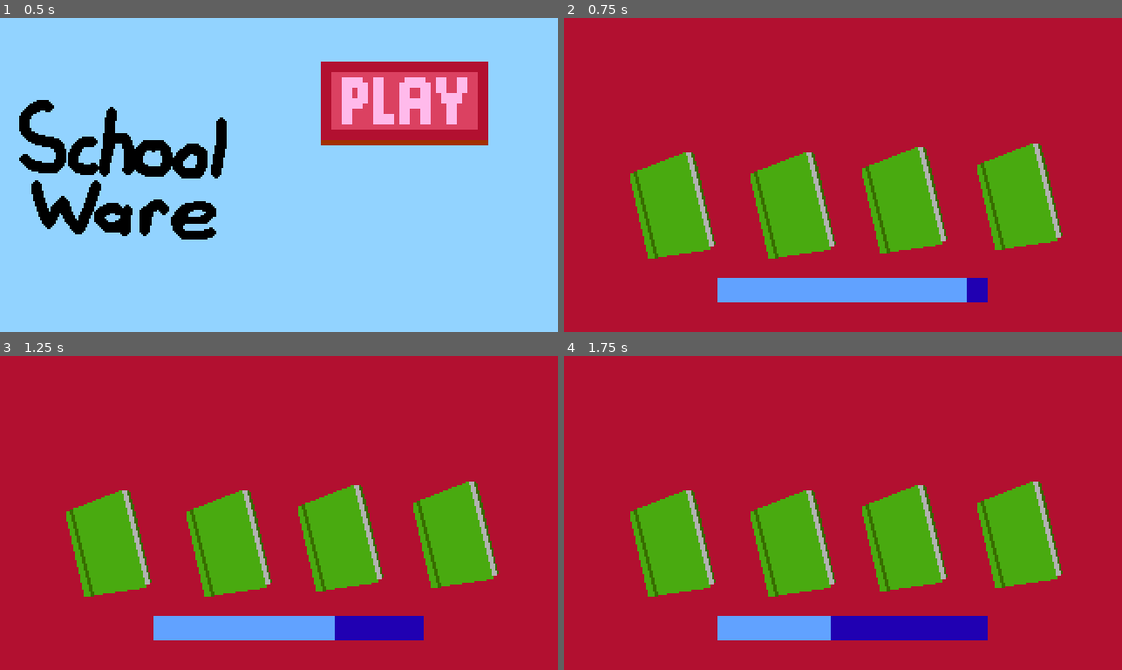
Above: before the commit, frames 1-4 (two rows, left to right).
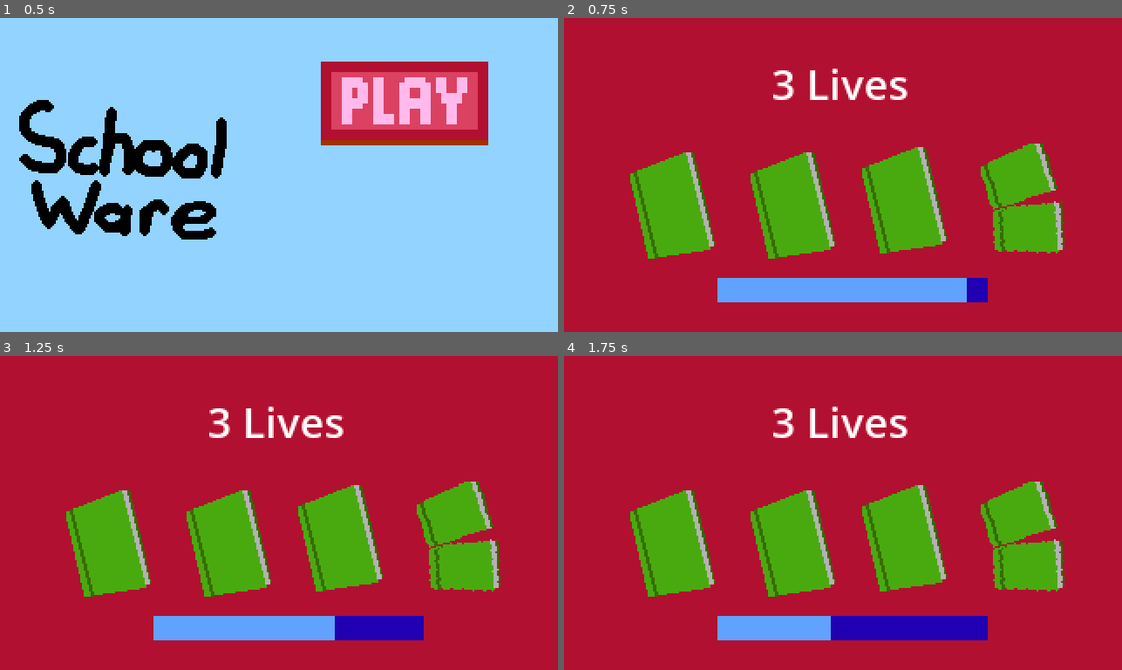
Above: after the commit, the same moments.

Repository: ObedH/school-ware
Game: Godot game, scene res://scenes/menu/menu.tscn
Same seed, same stepped clock (60 frames per second), same inputs: the game is played once before the commit and once after it.
Inputs (mouse positions are in pixels of both pictures, inside the frame that each line leads up to):
- Up to frame 1 (0.5 s): no input
- Up to frame 2 (0.75 s): click (965, 102) at 0.5 s
- Up to frame 3 (1.25 s): no input
- Up to frame 4 (1.75 s): tap Enter at 1.25 s; move the mouse to (965, 497) at 1.27 s; hold Right from 1.28 s (still down); tap Alt at 1.35 s; click (965, 497) at 1.42 s

Frame 1 is identical in both runs. In frame 2, 2.3% of the frame differs, in the area x 37-90%, y 16-75%; in frame 3, 2.3%; in frame 4, 2.3%.

Commit message:
Made the notebooks appear as broken when you lose a life

Diff:
--- a/globals/global.gd
+++ b/globals/global.gd
@@ -1,4 +1,4 @@
 extends Node
 
 var minigames_done: int = 0
-var lives: int = 4
+var lives: int = 3
--- a/objects/notebook.gd
+++ b/objects/notebook.gd
@@ -10,4 +10,4 @@
 
 
 func destroy() -> void:
-	texture = NOTEBOOK
+	texture = NOTEBOOK_BROKEN
--- a/scenes/healthbar_display/healthbar_display.tscn
+++ b/scenes/healthbar_display/healthbar_display.tscn
@@ -13,6 +13,9 @@
 [sub_resource type="AtlasTexture" id="AtlasTexture_fgvuj"]
 atlas = ExtResource("3_lvxf3")
 region = Rect2(0, 16, 1, 1)
+
+[sub_resource type="LabelSettings" id="LabelSettings_e7wlo"]
+font_size = 24
 
 [node name="HealthbarDisplay" type="Control" unique_id=558284083]
 layout_mode = 3
@@ -75,3 +78,12 @@
 nine_patch_stretch = true
 texture_under = SubResource("AtlasTexture_e7wlo")
 texture_progress = SubResource("AtlasTexture_fgvuj")
+
+[node name="Label" type="Label" parent="." unique_id=1058804861]
+layout_mode = 0
+offset_left = 119.0
+offset_top = 21.0
+offset_right = 197.0
+offset_bottom = 55.0
+text = "3 Lives"
+label_settings = SubResource("LabelSettings_e7wlo")
